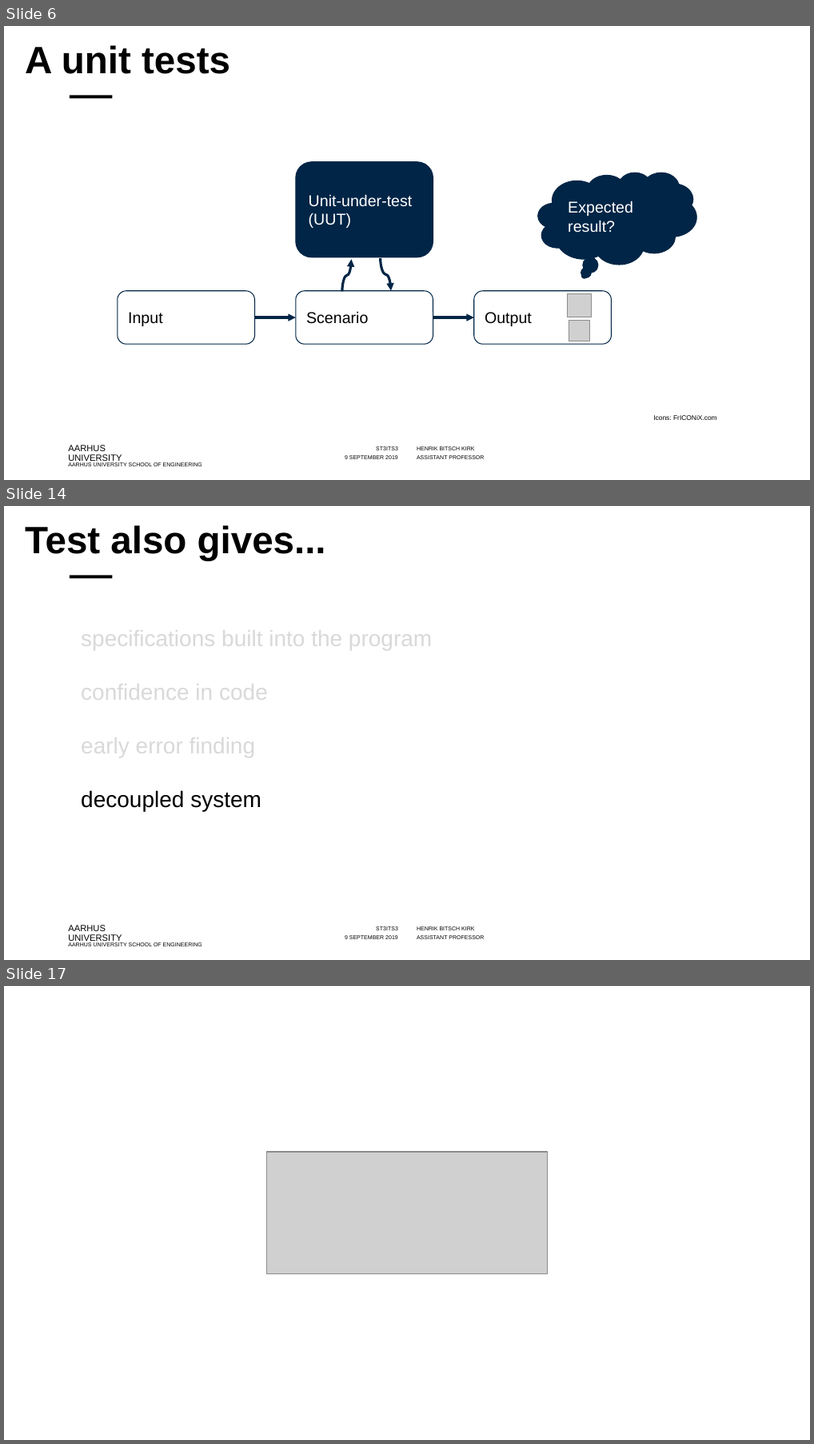
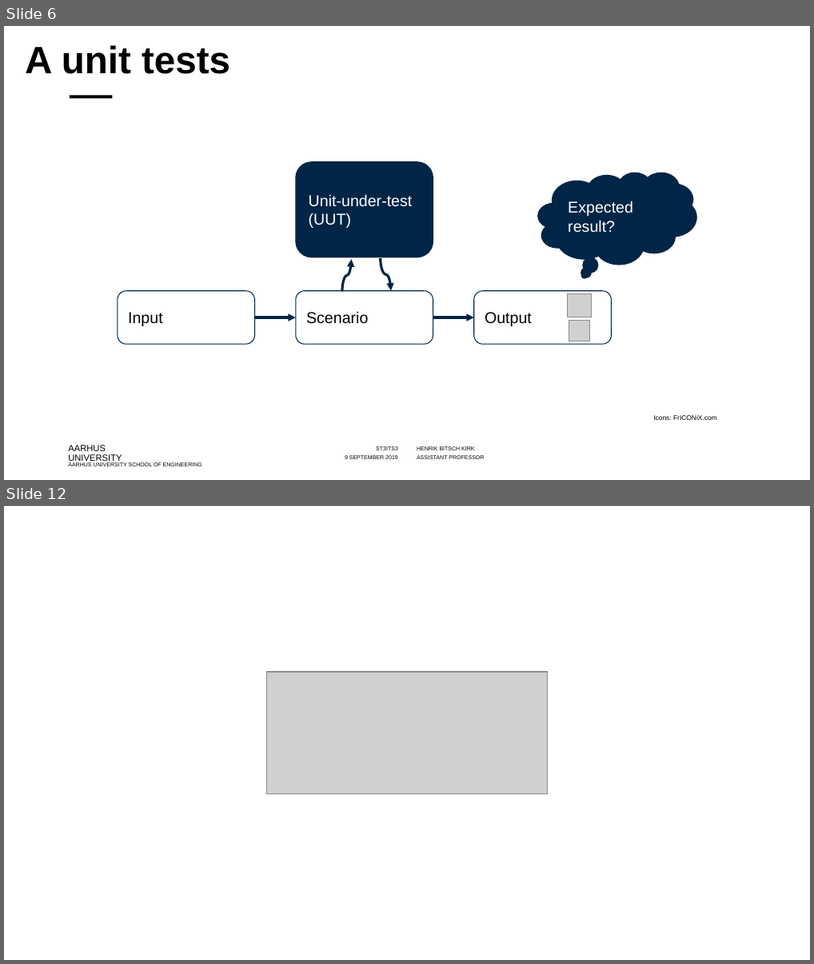
Before and after one commit to codesmurf/st3its3_teaching, a slide deck: 09 Unit Tests/Introduction to Unit Tests.pptx. Shown one above the other, each under a label of ours: slides 6, 14 and 17 before the commit, slides 6 and 12 after it; the slides between them are not shown. The pictures are 814x1444 and 814x964 pixels, drawn with LibreOffice and Linux fonts; fonts in the diff are those of the drawing; grey boxes stand for pictures; background and template pictures are left out. Boxes give left, top, right and bottom in pixels: in the first picture for what was removed or moved away, otherwise in the second. Text is boxed around its words. In the diff, an @@ line names an element or a change of style, - is before the commit and + after.

```diff
--- a/09 Unit Tests/Introduction to Unit Tests.pptx
+++ b/09 Unit Tests/Introduction to Unit Tests.pptx
@@ slide 14 removed at <box>4,506,810,960</box>, background #FFFFFF; not listed: 8 template elements that a slide beside it also shows @@
@@ title removed at <box>25,525,326,561</box> @@
-Test also gives...
@@ text removed at <box>81,626,432,811</box> @@
-specifications built into the program
-confidence in code
-early error finding
-decoupled system
@@ what was slide 17 is now slide 12 @@
```
Also in this commit, not shown: 10 slides changed, 1 slide added, 9 other slides removed.
